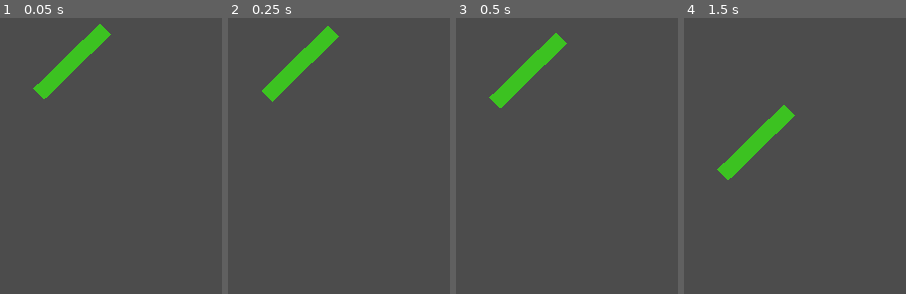
Above: before the commit, frames 1-4 (left to right).
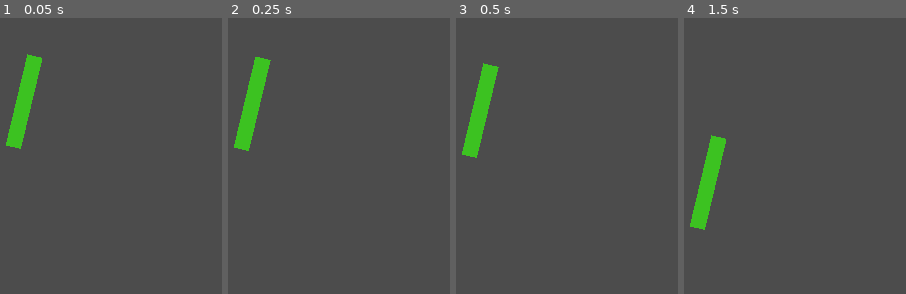
Above: after the commit, the same moments.

Repository: taylorhansen/snek-game
Game: Godot game, scene res://world/World.tscn
Two runs of this game, one before a commit and one after it. Both use one fixed random seed, a clock stepped at 60 frames per second and the inputs below.
Inputs:
- Up to frame 1 (0.05 s): no input
- Up to frame 2 (0.25 s): no input
- Up to frame 3 (0.5 s): no input
- Up to frame 4 (1.5 s): no input

The runs differ from the first frame. In frame 1, 4.7% of the frame differs, in the area x 2-50%, y 2-48%; in frame 2, 4.8%, in the area x 2-50%, y 2-49%; in frame 3, 4.7%; in frame 4, 4.8%.

Commit message:
Fix snake joints
Looks like the snake's Node2D and PinJoint2D nodes don't change position
as physics runs, but the rigid bodies move around with hinge joints as
expected, so this may not be an issue.

Diff:
--- a/snake/Snake.gd
+++ /dev/null
@@ -1,16 +0,0 @@
-extends Node2D
-
-# SnakeSegment NodePaths that will be attached together to form the snake.
-# Should be ordered bottom to top.
-export(Array) var segments setget set_segments
-
-# Sets SnakeSegment attachments where the array must contain SnakeSegment
-# NodePaths.
-func set_segments(a: Array):
-    segments = a
-
-func _ready():
-    # setup SnakeSegment attachments
-    if len(segments) <= 1: return
-    for i in range(0, len(segments) - 1):
-        get_node(segments[i]).attach_to(segments[i + 1])
--- a/snake/Snake.tscn
+++ b/snake/Snake.tscn
@@ -1,16 +1,28 @@
-[gd_scene load_steps=3 format=2]
+[gd_scene load_steps=2 format=2]
 
-[ext_resource path="res://snake/Snake.gd" type="Script" id=1]
-[ext_resource path="res://snake/SnakeSegment.tscn" type="PackedScene" id=2]
+[ext_resource path="res://snake/SnakeSegment.tscn" type="PackedScene" id=1]
 
 [node name="Snake" type="Node2D"]
-script = ExtResource( 1 )
-segments = [ NodePath("SnakeSegment"), NodePath("SnakeSegment2"), NodePath("SnakeSegment3") ]
 
-[node name="SnakeSegment" parent="." instance=ExtResource( 2 )]
+[node name="SnakeSegment" parent="." instance=ExtResource( 1 )]
+position = Vector2( 0, 1 )
 
-[node name="SnakeSegment2" parent="." instance=ExtResource( 2 )]
+[node name="SnakeSegment2" parent="." instance=ExtResource( 1 )]
 position = Vector2( 0, -39 )
 
-[node name="SnakeSegment3" parent="." instance=ExtResource( 2 )]
+[node name="SnakeSegment3" parent="." instance=ExtResource( 1 )]
 position = Vector2( 0, -79 )
+
+[node name="PinJoint2D" type="PinJoint2D" parent="."]
+position = Vector2( 0, -19 )
+node_a = NodePath("../SnakeSegment")
+node_b = NodePath("../SnakeSegment2")
+bias = 0.5
+softness = 1.0
+
+[node name="PinJoint2D2" type="PinJoint2D" parent="."]
+position = Vector2( 0, -59 )
+node_a = NodePath("../SnakeSegment2")
+node_b = NodePath("../SnakeSegment3")
+bias = 0.5
+softness = 1.0
--- a/snake/SnakeSegment.gd
+++ /dev/null
@@ -1,8 +0,0 @@
-extends RigidBody2D
-
-onready var _pin_joint: PinJoint2D = $PinJoint2D
-
-# Attaches a rigid body to the top joint. Must be a PhysicsBody2D
-func attach_to(node: NodePath):
-    _pin_joint.node_b = node
-    print("a", _pin_joint.node_a, "b", _pin_joint.node_b)
--- a/snake/SnakeSegment.tscn
+++ b/snake/SnakeSegment.tscn
@@ -1,22 +1,13 @@
-[gd_scene load_steps=4 format=2]
+[gd_scene load_steps=3 format=2]
 
-[ext_resource path="res://snake/SnakeSegment.gd" type="Script" id=1]
-[ext_resource path="res://snake/snake-segment.png" type="Texture" id=2]
+[ext_resource path="res://snake/snake-segment.png" type="Texture" id=1]
 
 [sub_resource type="CapsuleShape2D" id=1]
 
 [node name="SnakeSegment" type="RigidBody2D"]
-script = ExtResource( 1 )
 
 [node name="Sprite" type="Sprite" parent="."]
-texture = ExtResource( 2 )
+texture = ExtResource( 1 )
 
 [node name="CollisionShape2D" type="CollisionShape2D" parent="."]
 shape = SubResource( 1 )
-
-[node name="PinJoint2D" type="PinJoint2D" parent="."]
-visible = false
-position = Vector2( 0, -2 )
-node_a = NodePath("..")
-bias = 0.5
-softness = 2.5
--- a/world/World.tscn
+++ b/world/World.tscn
@@ -8,8 +8,8 @@
 [node name="World" type="Node2D"]
 
 [node name="Snake" parent="." instance=ExtResource( 1 )]
-position = Vector2( 441.746, 248.718 )
-rotation = -5.48732
+position = Vector2( 399.445, 310.512 )
+rotation = 0.23432
 
 [node name="StaticBody2D" type="StaticBody2D" parent="."]
 position = Vector2( 455.217, 517.018 )
